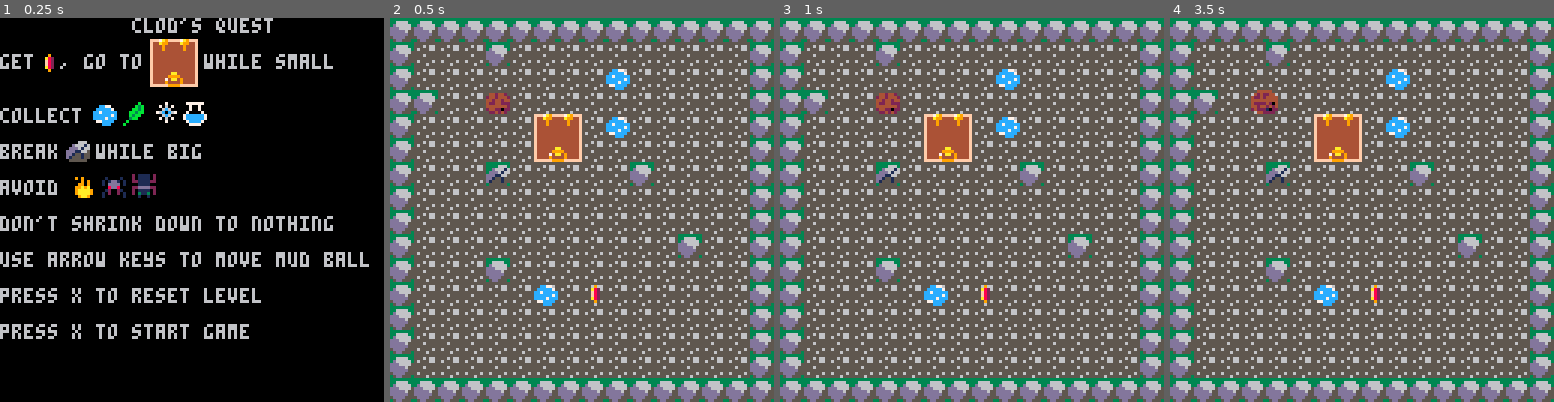
Above: before the commit, frames 1-4 (left to right).
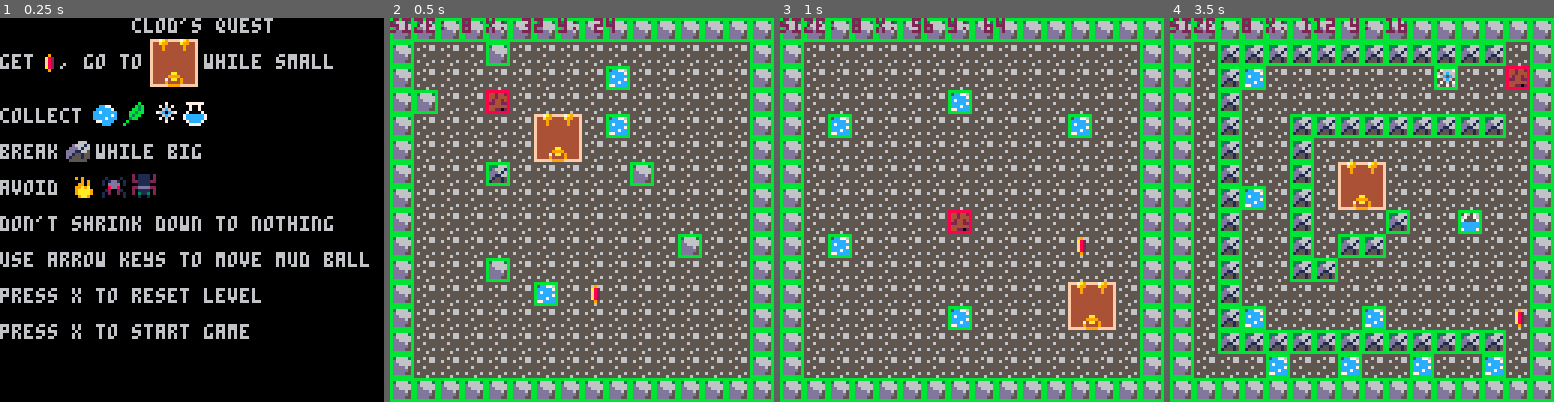
Above: after the commit, the same moments.

Repository: cassandra-largosa/Jelly-and-Jam
Game: PICO-8 cartridge jam.p8
The game is run twice, just before and just after one commit, with the same random seed, the same clock (stepped at 60 frames per second) and the same inputs.
Inputs:
- Up to frame 1 (0.25 s): no input
- Up to frame 2 (0.5 s): tap X (X key) at 0.33 s
- Up to frame 3 (1 s): tap O (Z key) at 0.7 s
- Up to frame 4 (3.5 s): tap X (X key) at 1.07, 1.85, 2.97 s; hold Right 1.6-2.1 s; tap O (Z key) every 0.4 s from 1.7 to 3.3 s; hold Up 2.15-2.42 s; hold Right 2.47-3.03 s; hold Left from 3.08 s (still down)

Frame 1 is identical in both runs. In frame 2, 12% of the frame differs, in the area x 0-100%, y 0-100%; in frame 3, 19%; in frame 4, 38%.

Commit message:
Better mud movement and adjust after growth

Diff:
--- a/jam.p8
+++ b/jam.p8
@@ -5,7 +5,7 @@
 --by team spaghetti
 --cartdata("jelly and jam")
 
-debug = false
+debug = true
 
 --helper functions
 function array_concat(arrays)
@@ -307,20 +307,26 @@
     local speed = mud.speed
     if leaf > 0 then speed *= leaf_mult end
 
-    if dir == "up" then
-        mud.y -= speed
-    elseif dir == "down" then
-        mud.y += speed
-    elseif dir == "left" then
-        mud.x -= speed
-    elseif dir == "right" then
-        mud.x += speed
-    end
-
-    local moved = mud.fits()
-    if not moved then
-        mud.x, mud.y = x, y
-        sfx(17)
+    local moved = false
+    for i = 1,speed do
+        if dir == "up" then
+            mud.y -= 1
+        elseif dir == "down" then
+            mud.y += 1
+        elseif dir == "left" then
+            mud.x -= 1
+        elseif dir == "right" then
+            mud.x += 1
+        end
+
+        if mud.fits() then
+            moved = true
+            x, y = mud.x, mud.y
+        else
+            mud.x, mud.y = x, y
+            sfx(17)
+            break
+        end
     end
 
     return moved
@@ -332,6 +338,26 @@
     mud.x -= amount
     mud.y -= amount
     if mud.size <= 0 then mud.kill() end
+end
+
+mud.adjust = function(growth)
+    --adjust the mud's position after growing by growth if it is inside a solid object
+    --which of the 4 cardinal directions the mud is stuck in
+    local left, right, up, down = false, false, false, false
+    local mud_rect = mud.get_rect()
+    for rock in all(array_concat({rocks, pebbles})) do
+        if collide(mud_rect, rock.rect) then
+            if rock.rect.x1 < mud_rect.x1 then left = true end
+            if rock.rect.x2 > mud_rect.x2 then right = true end
+            if rock.rect.y1 < mud_rect.y1 then up = true end
+            if rock.rect.y2 > mud_rect.y2 then down = true end
+        end
+    end
+
+    if up and not down then mud.y += growth end
+    if down and not up then mud.y -= growth end
+    if left and not right then mud.x += growth end
+    if right and not left then mud.x -= growth end
 end
 
 mud.kill = function()
@@ -598,12 +624,13 @@
     --update the rest of the game state only if the mud moved
     if moved then
         --grow mud
+        local growth = 0
         if potion > 0 then
-            mud.grow(-mud.growth)
+            growth = -mud.growth
         elseif snow <= 0 then
-            mud.grow(mud.growth)
-        end
-        --todo: adjust mud position after growth
+            growth = mud.growth
+        end
+        mud.grow(growth)
 
         --update timers
         if potion > 0 then potion -= 1 end
@@ -615,12 +642,6 @@
         foreach(beetles, move_beetle)
 
         if not mud.alive then return end --if mud is killed (by growth), we're done
-
-        --collect goal
-        if not goal.collected and collide(mud.get_rect(), goal.rect) then
-            goal.collect()
-            sfx(20)
-        end
 
         --break pebbles
         if mud.size >= pebble_break_size then
@@ -632,6 +653,15 @@
                 end
             end
             if crushed then sfx(18) end
+        end
+
+        --adjust mud's position only after breaking pebbles
+        mud.adjust(growth)
+
+        --collect goal
+        if not goal.collected and collide(mud.get_rect(), goal.rect) then
+            goal.collect()
+            sfx(20)
         end
 
         --collide with snow
